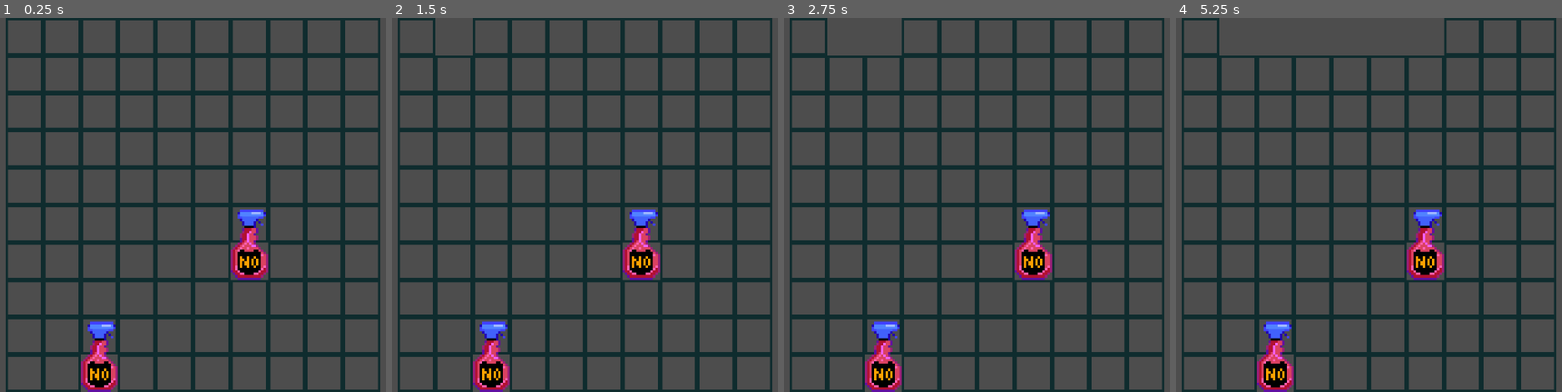
Above: before the commit, frames 1-4 (left to right).
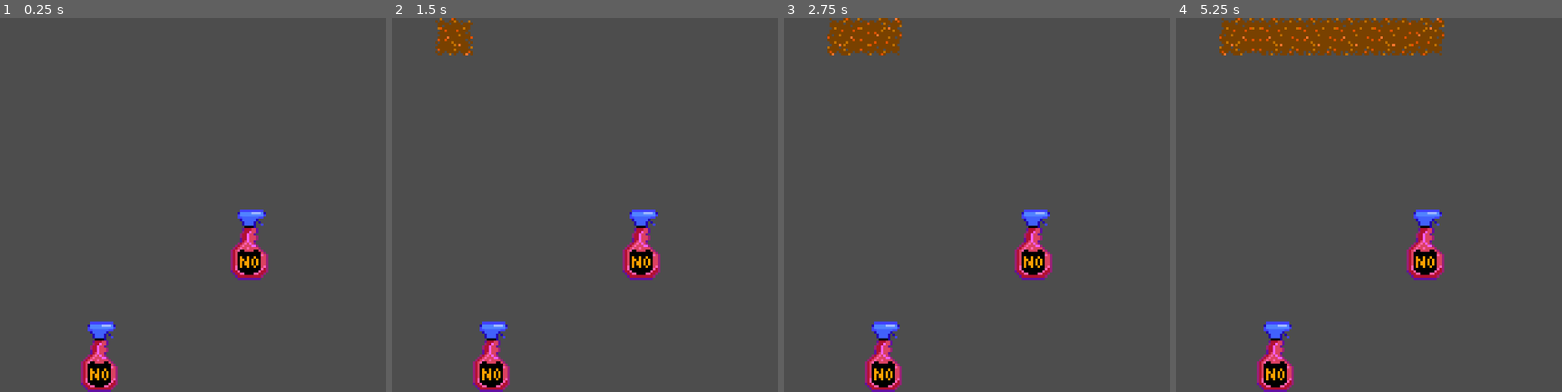
Above: after the commit, the same moments.

Repository: pmaitland/GGJ2026
Game: Godot game, scene res://scenes/main.tscn
Two runs of this game, one before a commit and one after it. Both use one fixed random seed, a clock stepped at 60 frames per second and the inputs below.
Inputs (mouse positions are in pixels of both pictures, inside the frame that each line leads up to):
- Up to frame 1 (0.25 s): no input
- Up to frame 2 (1.5 s): tap Enter at 0.5 s; move the mouse to (415, 36) at 0.52 s; click (415, 36) at 0.67 s; tap Space at 1.25 s; move the mouse to (453, 36) at 1.27 s; click (453, 36) at 1.42 s
- Up to frame 3 (2.75 s): tap Enter at 2 s; move the mouse to (884, 36) at 2.02 s; click (884, 36) at 2.17 s
- Up to frame 4 (5.25 s): tap Space at 2.75, 4.25 s; move the mouse to (1311, 36) at 2.77 s; click (1311, 36) at 2.92 s; tap Enter at 3.5 s; move the mouse to (1349, 36) at 3.52 s; click (1349, 36) at 3.67 s; move the mouse to (1388, 36) at 4.27 s; click (1388, 36) at 4.42 s; move the mouse to (1426, 36) at 5.02 s; click (1426, 36) at 5.17 s

The runs differ from the first frame. In frame 1, 22% of the frame differs, in the area x 1-99%, y 0-100%; in frame 2, 23%; in frame 3, 23%; in frame 4, 26%.

Commit message:
Synynum (#18)
* first cinnimomomn

* all cinnanom

* finla cinunmin

Diff:
--- a/mask/scenes/cell.tscn
+++ b/mask/scenes/cell.tscn
@@ -1,7 +1,6 @@
 [gd_scene format=3 uid="uid://cphwh3f7snx88"]
 
 [ext_resource type="Script" uid="uid://bcmpv7tt40hav" path="res://scripts/cell.gd" id="1_0s7o3"]
-[ext_resource type="Texture2D" uid="uid://blql4h2vhj1dj" path="res://sprites/cell_outline.png" id="2_0s7o3"]
 
 [sub_resource type="RectangleShape2D" id="RectangleShape2D_0s7o3"]
 size = Vector2(16, 16)
@@ -9,9 +8,6 @@
 [node name="Cell" type="Node2D" unique_id=1762616842]
 script = ExtResource("1_0s7o3")
 
-[node name="Sprite2D" type="Sprite2D" parent="." unique_id=298351152]
-texture = ExtResource("2_0s7o3")
-
 [node name="Area2D" type="Area2D" parent="." unique_id=1306206888]
 
 [node name="CollisionShape2D" type="CollisionShape2D" parent="Area2D" unique_id=1643793587]
--- a/mask/scripts/cell.gd
+++ b/mask/scripts/cell.gd
@@ -3,7 +3,12 @@
 
 func disable() -> void:
 	AStar.set_disabled(AStar.global_to_cell(global_position), true)
-	visible = !AStar.is_disabled(AStar.global_to_cell(global_position))
+	if disabled():
+		get_parent().place_cinnamon(global_position)
+
+
+func disabled() -> bool:
+	return AStar.is_disabled(AStar.global_to_cell(global_position))
 
 
 func _on_area_2d_input_event(_viewport: Node, _event: InputEvent, _shape_idx: int) -> void:
--- a/mask/scripts/grid.gd
+++ b/mask/scripts/grid.gd
@@ -26,6 +26,7 @@
 var current_level = Level.level1
 
 var cells: Array[Node2D] = []
+var cinnamon: TileMapLayer
 
 
 func _ready() -> void:
@@ -41,6 +42,7 @@
 			cells.append(cell)
 			add_child(cell)
 	_create_spray_bottles()
+	_create_cinnamon()
 
 
 func _next_ant() -> PackedScene:
@@ -69,3 +71,81 @@
 		for cell in cells:
 			if cell.position == spray_bottle.position:
 				cell.disable()
+
+func _create_cinnamon() -> void:
+	cinnamon = TileMapLayer.new()
+	cinnamon.tile_set = load("res://sprites/cinnamon/cinnamon.tres")
+	cinnamon.global_position = Vector2(-8, -8)
+	cinnamon.z_index = -1
+	add_child(cinnamon)
+	for cell in cells:
+		if cell.disabled():
+			cinnamon.set_cell(AStar.global_to_cell(cell.global_position), 0, Vector2(1, 1))
+
+
+func place_cinnamon(pos: Vector2) -> void:
+	var cell: Vector2 = AStar.global_to_cell(pos)
+	_update_cinnamon(cell)
+	if cell.y > 0:
+		_update_cinnamon(Vector2(cell.x, cell.y-1))
+	if cell.y < height-1:
+		_update_cinnamon(Vector2(cell.x, cell.y+1))
+	if cell.x < width-1:
+		_update_cinnamon(Vector2(cell.x+1, cell.y))
+		if cell.y < height-1:
+			_update_cinnamon(Vector2(cell.x+1, cell.y+1))
+		if cell.y > 0:
+			_update_cinnamon(Vector2(cell.x+1, cell.y-1))
+	if cell.x > 0:
+		if cell.y < height-1:
+			_update_cinnamon(Vector2(cell.x-1, cell.y+1))
+		_update_cinnamon(Vector2(cell.x-1, cell.y))
+		if cell.y > 0:
+			_update_cinnamon(Vector2(cell.x-1, cell.y-1))
+
+
+func _update_cinnamon(cell: Vector2) -> void:
+	if cinnamon != null and AStar.is_disabled(cell):
+		var n: bool = cell.y > 0 and AStar.is_disabled(Vector2(cell.x, cell.y-1))
+		var s: bool = cell.y < AStar.height - 1 and AStar.is_disabled(Vector2(cell.x, cell.y+1))
+		var e: bool = cell.x < AStar.width - 1 and AStar.is_disabled(Vector2(cell.x+1, cell.y))
+		var w: bool = cell.x > 0 and AStar.is_disabled(Vector2(cell.x-1, cell.y))
+		var sprite_cell: Vector2 = Vector2(1, 3)
+		if n:
+			if e:
+				if s:
+					if w:
+						sprite_cell = Vector2(5, 1)
+					else:
+						sprite_cell = Vector2(4, 1)
+				elif w:
+					sprite_cell = Vector2(5, 2)
+				else:
+					sprite_cell = Vector2(4, 2)
+			elif s:
+				if w:
+					sprite_cell = Vector2(6, 1)
+				else:
+					sprite_cell = Vector2(0, 1)
+			elif w:
+				sprite_cell = Vector2(2, 2)
+			else:
+				sprite_cell = Vector2(4, 3)
+		elif e:
+			if s:
+				if w:
+					sprite_cell = Vector2(5, 0)
+				else:
+					sprite_cell = Vector2(0, 0)
+			elif w:
+				sprite_cell = Vector2(1, 0)
+			else:
+				sprite_cell = Vector2(3, 3)
+		elif s:
+			if w:
+				sprite_cell = Vector2(2, 0)
+			else:
+				sprite_cell = Vector2(5, 3)
+		elif w:
+			sprite_cell = Vector2(6, 3)
+		cinnamon.set_cell(cell, 0, sprite_cell)
--- /dev/null
+++ b/mask/sprites/cinnamon/cinnamon.tres
@@ -0,0 +1,31 @@
+[gd_resource type="TileSet" format=3 uid="uid://dobjbie1w55kp"]
+
+[ext_resource type="Texture2D" uid="uid://chq3ycr12devb" path="res://sprites/cinnamon/cinnamon-tilemap-Sheet.png" id="1_kbtng"]
+
+[sub_resource type="TileSetAtlasSource" id="TileSetAtlasSource_ro3w2"]
+texture = ExtResource("1_kbtng")
+0:0/0 = 0
+1:0/0 = 0
+2:0/0 = 0
+4:0/0 = 0
+5:0/0 = 0
+6:0/0 = 0
+0:1/0 = 0
+2:1/0 = 0
+4:1/0 = 0
+5:1/0 = 0
+6:1/0 = 0
+0:2/0 = 0
+1:2/0 = 0
+2:2/0 = 0
+4:2/0 = 0
+5:2/0 = 0
+6:2/0 = 0
+1:3/0 = 0
+3:3/0 = 0
+4:3/0 = 0
+5:3/0 = 0
+6:3/0 = 0
+
+[resource]
+sources/0 = SubResource("TileSetAtlasSource_ro3w2")
Not shown, changed: mask/sprites/spray/spray-ray.png.import
